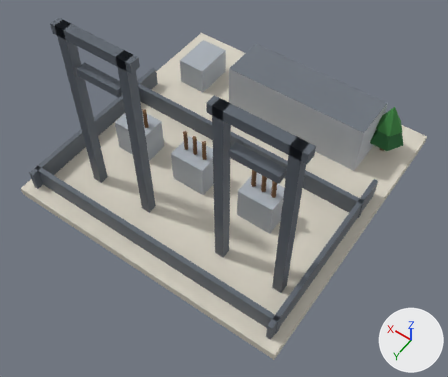
The glTF model public/models/35.glb: old version first, new version second.
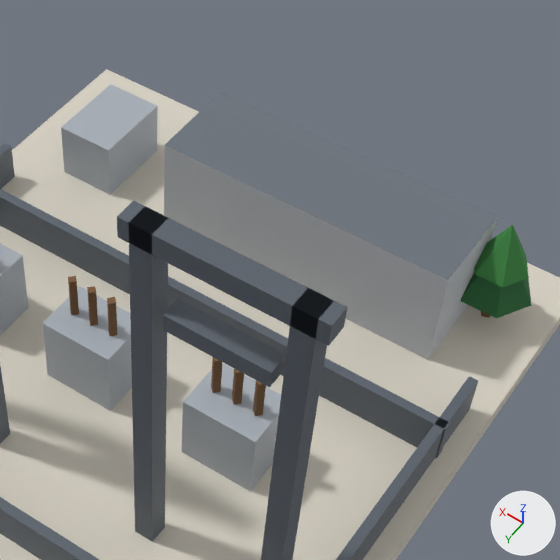
There are two pictures of each version: one whole from a camera (50 mm lens) standing at (-0.756, 1.097, 1.589) and looking at (-0.103, 0.182, 0.152), one close up on the part from 34% to 93% of the width and 0% to 71% of the height. Arrows for +X, +Y and +Z are at lower right; the lights stay in place. The older version's two pictures come first. Vertices at exactly the same position are counted once.

Names of what the first close-up shows: 'b35'.
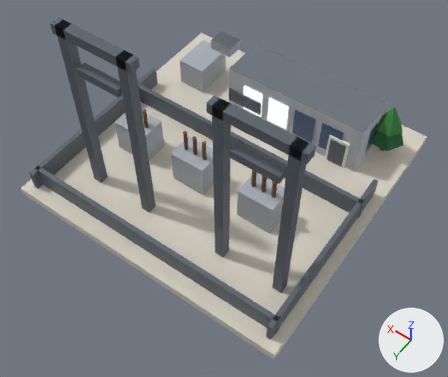
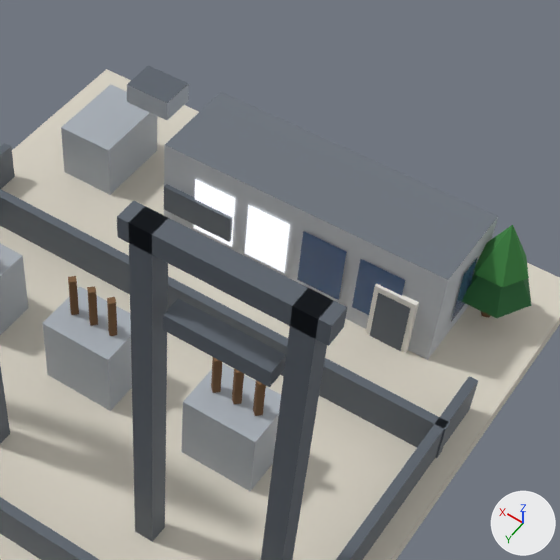
Boxes (x1, y1, x2, y2) around the edits, measured in the close-ups (560 x 560 px):
'b35', reshaped
    before: (0, 69, 560, 560)
    after: (0, 65, 560, 560)
part 1 of me_b35, added
    after: (366, 283, 419, 353)
part 2 of me_b35, added
    after: (164, 184, 232, 242)
part 3 of me_b35, added
    after: (127, 65, 189, 120)
part 4 of me_b35, added
    after: (194, 179, 478, 351)

Edits to the bpy script that builds the scene:
```text
Add mat_white:
    mat_white = bpy.data.materials.new('white')
    # nodes: BsdfPrincipled, Mix, OutputMaterial, VertexColor
    # colours: white #f1eee6, mixed with the vertex colours
Change me_b35:
    used by ob_b35; location = (0.0, 0.0, 0.0)
    remove me_b35.from_pydata(...)  # 280 vertices, 337 faces; spans x -0.48..0.48, y -0.48..0.48, z 0.0..0.63
    add me_b35.from_pydata(...)  # 332 vertices, 381 faces; spans x -0.48..0.48, y -0.48..0.48, z 0.0..0.63
    me_b35 part 1: the loose piece of 8 vertices spanning x -0.447..-0.433, y -0.15..0.45, z 0.03..0.1 is copied, and the copy is scaled about its middle by (4.73, 0.0133, 1.57), then moved by (0.16, -0.346, 0.02), in mat_white; it spans x -0.315..-0.244, y -0.2..-0.192, z 0.03..0.14
    me_b35 part 2: the loose piece of 8 vertices spanning x 0.27..0.37, y -0.35..-0.21, z 0.03..0.13 is copied, and the copy is scaled about its middle by (1.3, 0.0714, 0.5), then moved by (-0.24, 0.083, 0.025), in mat_metal_dark; it spans x 0.015..0.145, y -0.202..-0.192, z 0.08..0.13
    me_b35 part 3: the loose piece of 8 vertices spanning x 0.27..0.37, y -0.35..-0.21, z 0.03..0.13 is copied, and the copy is scaled about its middle by (0.8, 0.429, 0.35), then moved by (-0.1, 0.0, 0.148); it spans x 0.18..0.26, y -0.31..-0.25, z 0.21..0.245
    me_b35 part 4
    16 vertices are added at x -0.353..0.153, y -0.303..-0.191, z 0.03..0.13
    12 new vertices lie (0.0, 0.0, 0.108) away from vertices in x -0.353..0.153, y -0.303..-0.197, z 0.066
    4 new faces join them, mat_glow_window
    8 new faces join them, mat_glass_dark
    2 new faces join them, mat_metal_dark
    add me_b35.materials.append(mat_white)
```
